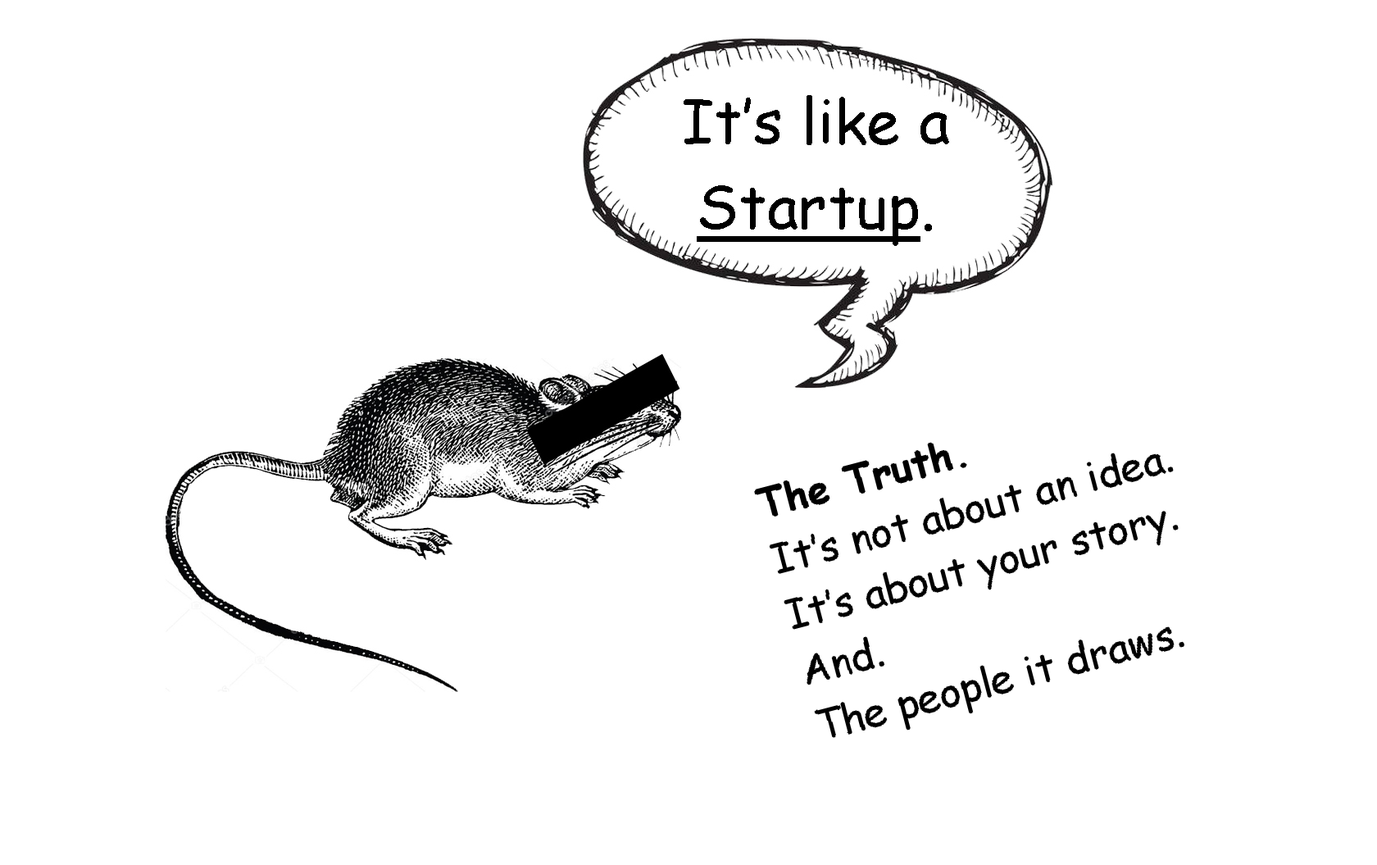
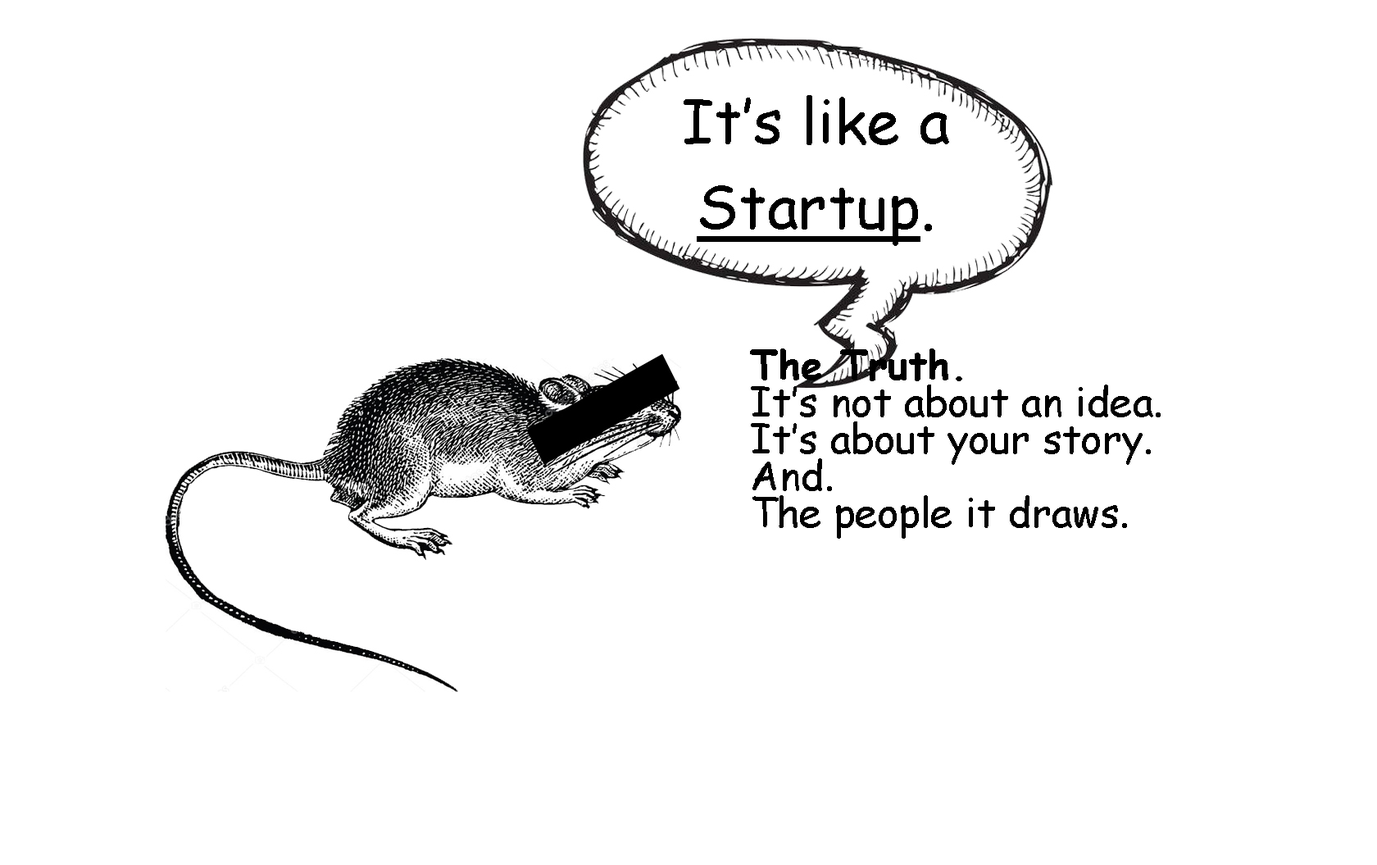
Layer changes from the first (1377, 865) image to the second:
painted on "The Truth. ..." over [750, 348, 1186, 738]
